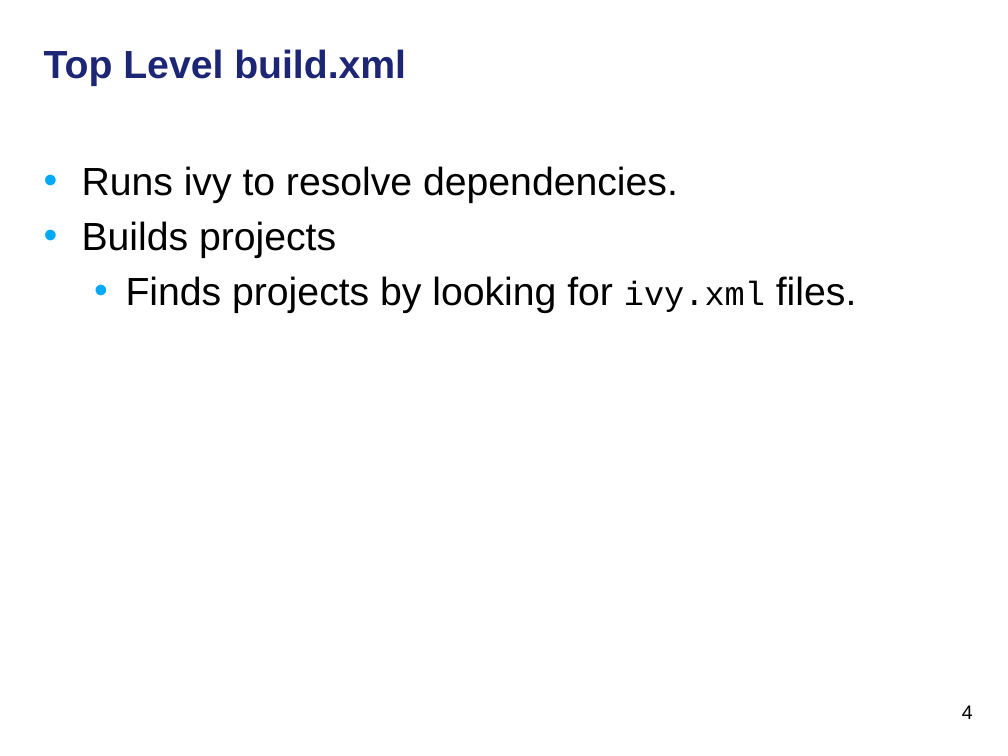
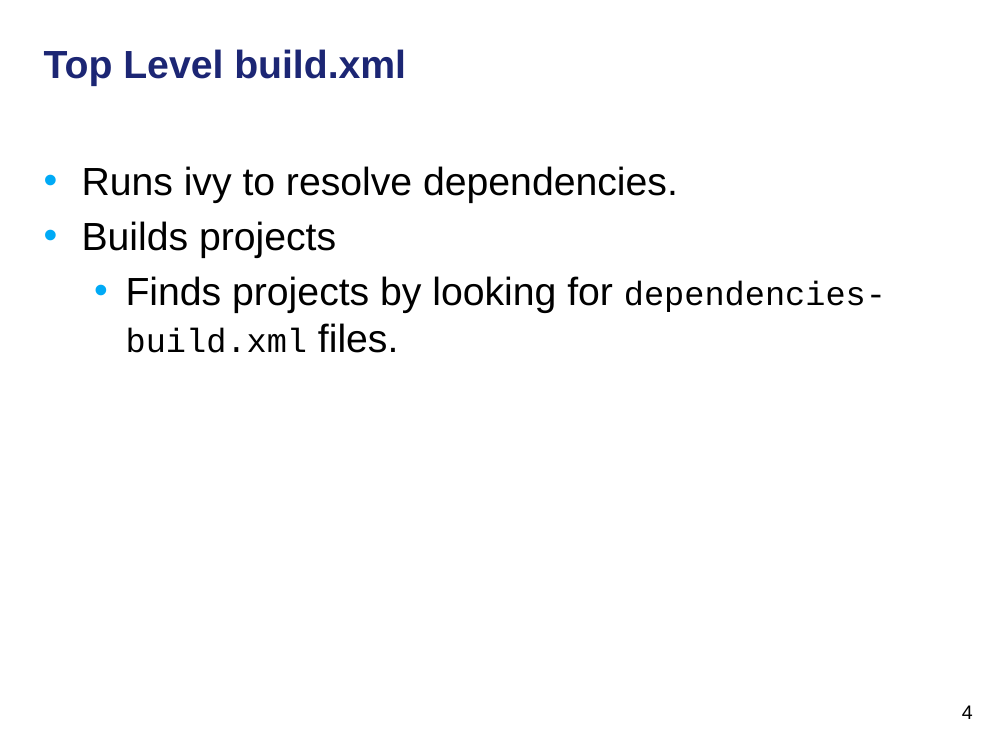
Before and after one commit to NCIP/cagrid-docs, a slide deck: slide 4 of general/meetings/UGM/2011-01-19_Ant-and-Ivy-Use-in-caGrid.pptx. Drawn at 1008x756 pixels with LibreOffice and Linux fonts; fonts in the diff are those of the drawing; background and template pictures are left out. Boxes give left, top, right and bottom in pixels: in the first picture for what was removed or moved away, otherwise in the second. Text is boxed around its words. In the diff, an @@ line names an element or a change of style, - is before the commit and + after.

```diff
--- a/general/meetings/UGM/2011-01-19_Ant-and-Ivy-Use-in-caGrid.pptx
+++ b/general/meetings/UGM/2011-01-19_Ant-and-Ivy-Use-in-caGrid.pptx
@@ text at <box>126,276,886,353</box>: text changed @@
-  • Finds projects by looking for ivy.xml files.
+  • Finds projects by looking for dependencies-build.xml files.
```
Also in this commit, not shown: 1 other slide changed.
